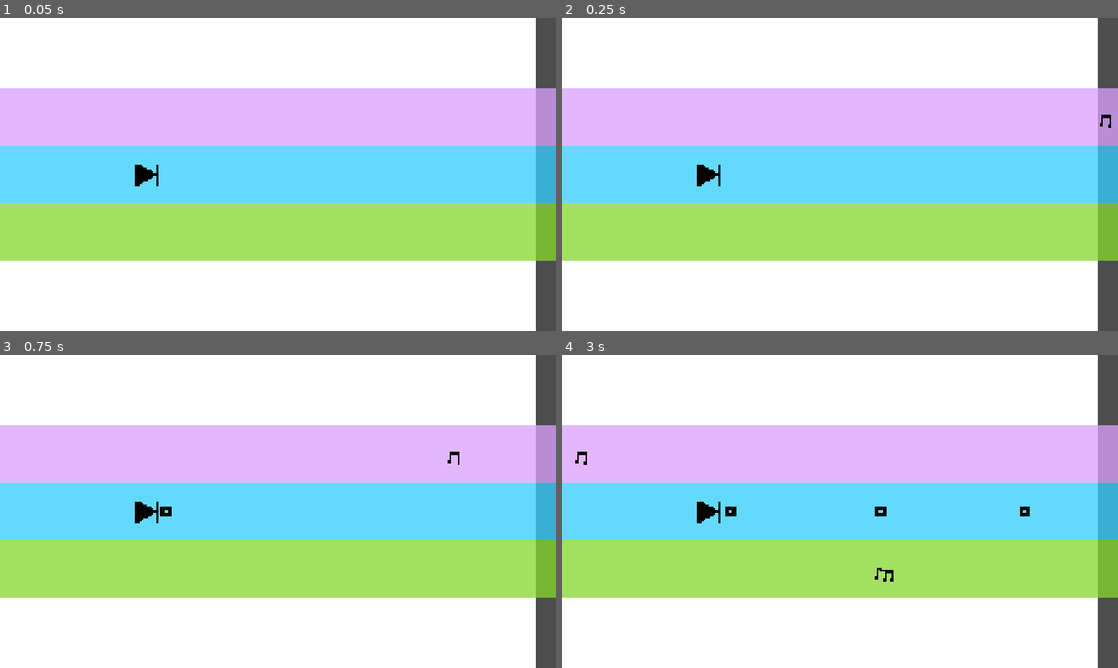
Above: before the commit, frames 1-4 (two rows, left to right).
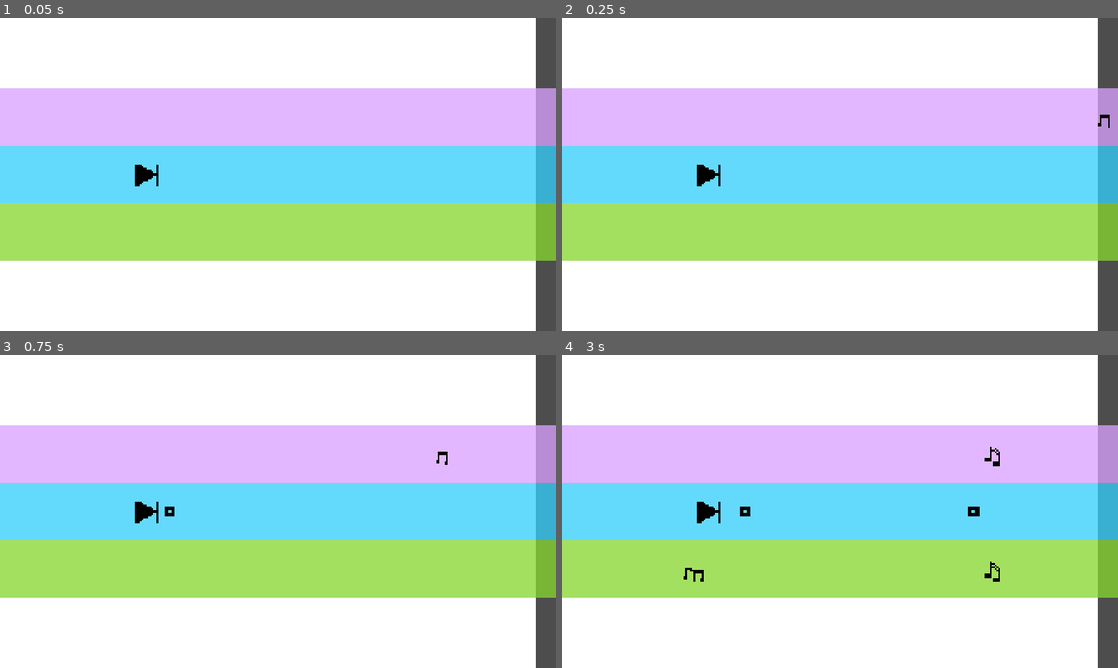
Above: after the commit, the same moments.

Repository: chorwat2137/haven-2026
Game: Godot game, scene res://scenes/main.tscn
The game is run twice, just before and just after one commit, with the same random seed, the same clock (stepped at 60 frames per second) and the same inputs.
Inputs:
- Up to frame 1 (0.05 s): no input
- Up to frame 2 (0.25 s): no input
- Up to frame 3 (0.75 s): tap Enter (ui_accept) at 0.5 s; hold Right (ui_right) from 0.53 s (still down); tap Space (shoot) at 0.6 s
- Up to frame 4 (3 s): tap Enter (ui_accept) at 0.77, 1.52 s; tap Space (shoot) at 1.35, 2.1, 2.85 s; release Right (ui_right) at 2.03 s; hold Left (ui_left) 2.03-2.78 s; hold Right (ui_right) from 2.78 s (still down)

Frame 1 is identical in both runs. In frame 2, less than 0.1% of the frame differs, in the area x 96-99%, y 30-36%; in frame 3, 0.1%; in frame 4, 0.6%, in the area x 2-85%, y 29-73%.

Commit message:
Automatic sync

Diff:
--- a/scripts/main.gd
+++ b/scripts/main.gd
@@ -49,7 +49,7 @@
 # Called every frame. 'delta' is the elapsed time since the previous frame.
 func _process(delta: float) -> void:
 	if speed < MAX_SPEED and is_rewinding == false:
-		speed += 0.01
+		speed += 0.05
 	score += speed
 	$Player.position.x += speed * delta * 60
 	#$Spectrum.position.x = $Player.position.x - screen_size.x /2
